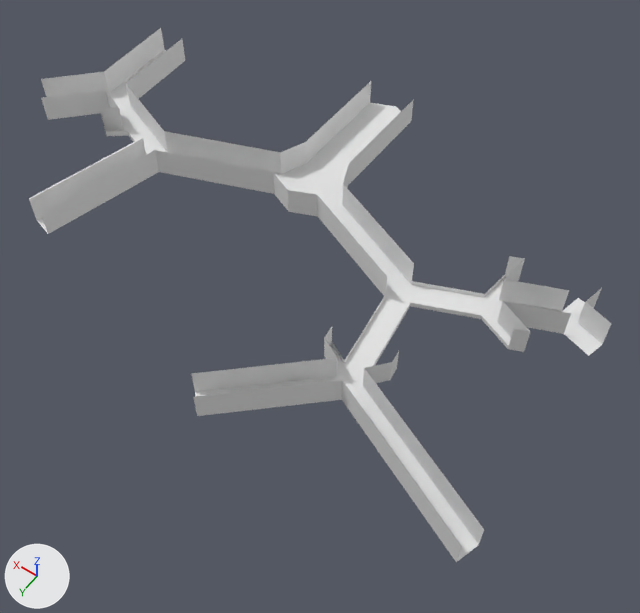
Two versions of the Blender file Assets/FBX/Mapa nivel 3.blend, one commit apart.
Camera for both pictures: a camera (50 mm lens) standing at (-21.5, 29.3, 35.6) and looking at (-4.1, 4.9, -2.7). Arrows for +X, +Y and +Z are at lower left; the lights stay in place.
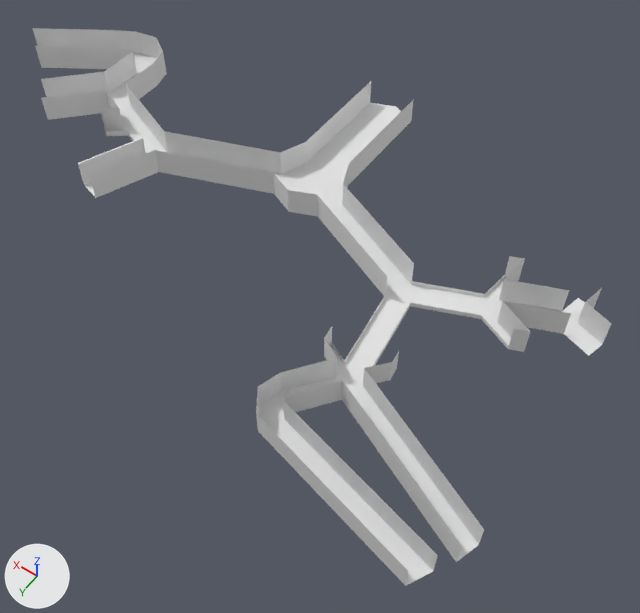
What differs and where, as boxes [x1, y1, x2, y2] in the pictures (640 x 613 px; the box of a moved part takes in the faces that stretch with it):
'Cube', reshaped: before [29, 28, 611, 562]; after [32, 28, 611, 586]
part 1 of me_cube, moved or reshaped: before [29, 138, 159, 234]; after [78, 138, 159, 198]
part 2 of me_cube, built on: before [104, 28, 342, 416]; after [32, 28, 438, 586]

The change, as a list of edits to the scene's bpy script:
```text
Change me_cube:
    used by ob_cube; location = (0.0, 0.0, 0.0)
    verts and faces of me_cube; kept vertices keep their numbers, new ones are numbered from 155
    before: 17 (9.6, 11.1, 0.0) at pixel (48, 234), 18 (10.8, 10.8, 0.0) at pixel (37, 221), 69 (9.6, 11.1, 1.7) at pixel (40, 212), 70 (10.8, 10.8, 1.7) at pixel (29, 199), 144 (10.9, 10.7, 0.0) at pixel (36, 220)
    before: 146 (10.9, 10.7, 1.7) at pixel (28, 198)
    remove me_cube.from_pydata(...)  # 155 vertices, 91 faces; spans x -18.1..17.9, y -8.9..15.1, z 0.0..1.7
    add me_cube.from_pydata(...)  # 188 vertices, 116 faces, 1 loose edge; spans x -18.1..22.2, y -8.9..16.3, z 0.0..1.7
    me_cube part 1
    add for i in [17, 69, 144, 146]: verts[i] += (-0.1, -3.5, 0.0)
    add verts[18] = (10.7, 7.2, 0.0)  # moved, pixel (84, 185)
    add verts[70] = (10.7, 7.2, 1.7)  # moved, pixel (78, 163)
    me_cube part 2
    4 vertices are removed from x -3.5, y 14.2, z 0.0..1.6
    4 faces are deleted
    4 vertices in x 13.6..15.5, y -4.9, z 0.0..1.7 move by (-0.2, 3.0, 0.0)
    3 vertices in x -4.4..-3.5, y 14.2..15.1, z 0.0..1.7 move by (-3.3, -2.4, 0.0)
    24 vertices are added at x -17.2..22.2, y -4.0..16.3, z 0.0..1.6
    13 new vertices lie (0.0, 0.0, 1.7) away from vertices in x -17.2..22.2, y -4.0..15.1, z 0.0
    1 loose edge is added
    29 new faces join them
```
